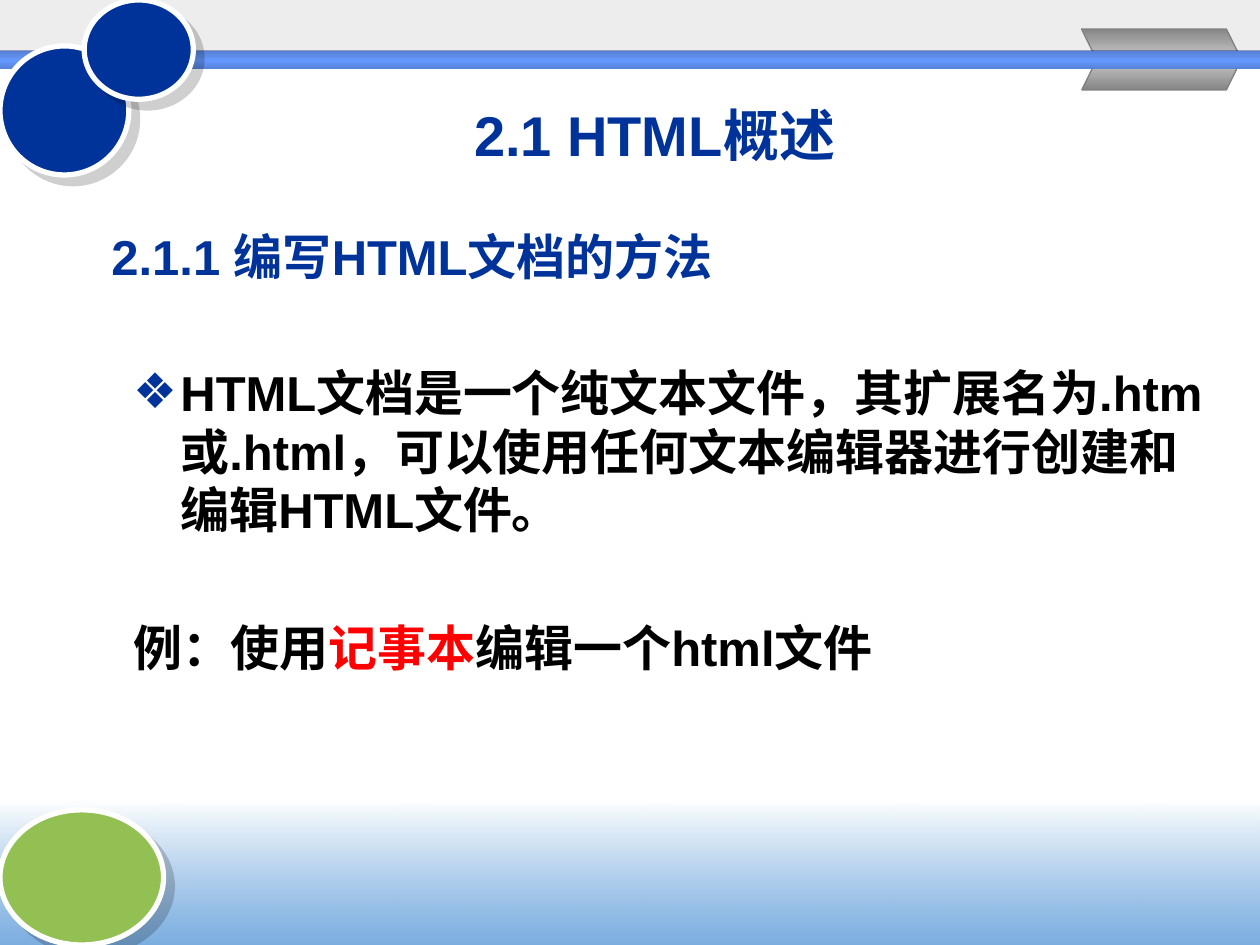
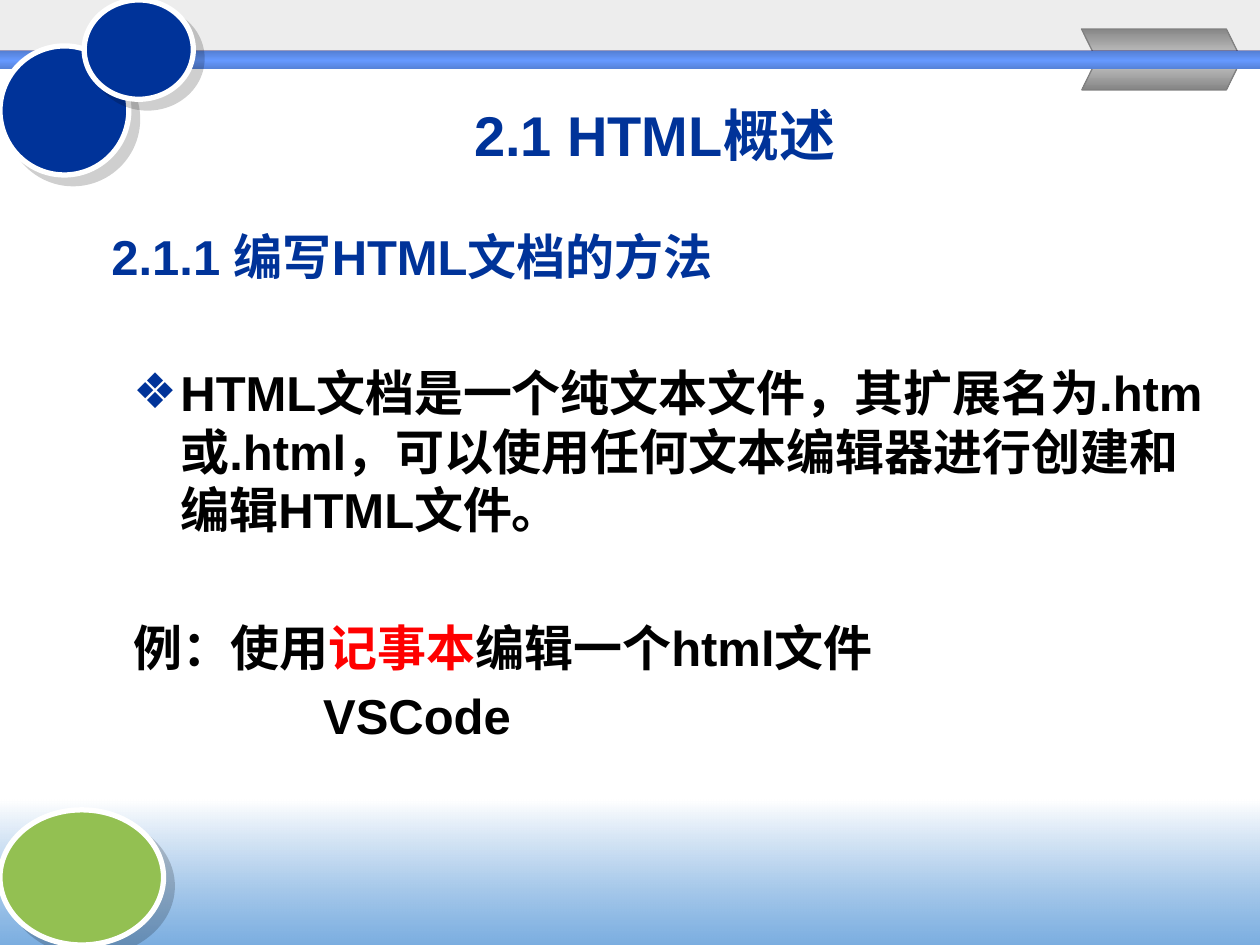
Before and after one commit to Chencao0928/Web-, a slide deck: slide 4 of chapter2/2HTML与CSS.pptx. Drawn at 1260x945 pixels with LibreOffice and Linux fonts; fonts in the diff are those of the drawing; background and template pictures are left out. Boxes give left, top, right and bottom in pixels: in the first picture for what was removed or moved away, otherwise in the second. Text is boxed around its words. In the diff, an @@ line names an element or a change of style, - is before the commit and + after.

```diff
--- a/chapter2/2HTML与CSS.pptx
+++ b/chapter2/2HTML与CSS.pptx
@@ text at box(323, 698, 511, 735): paragraph added @@
+VSCode
```
Also in this commit, not shown: 36 other slides changed, 7 slides removed, 4 other files.
